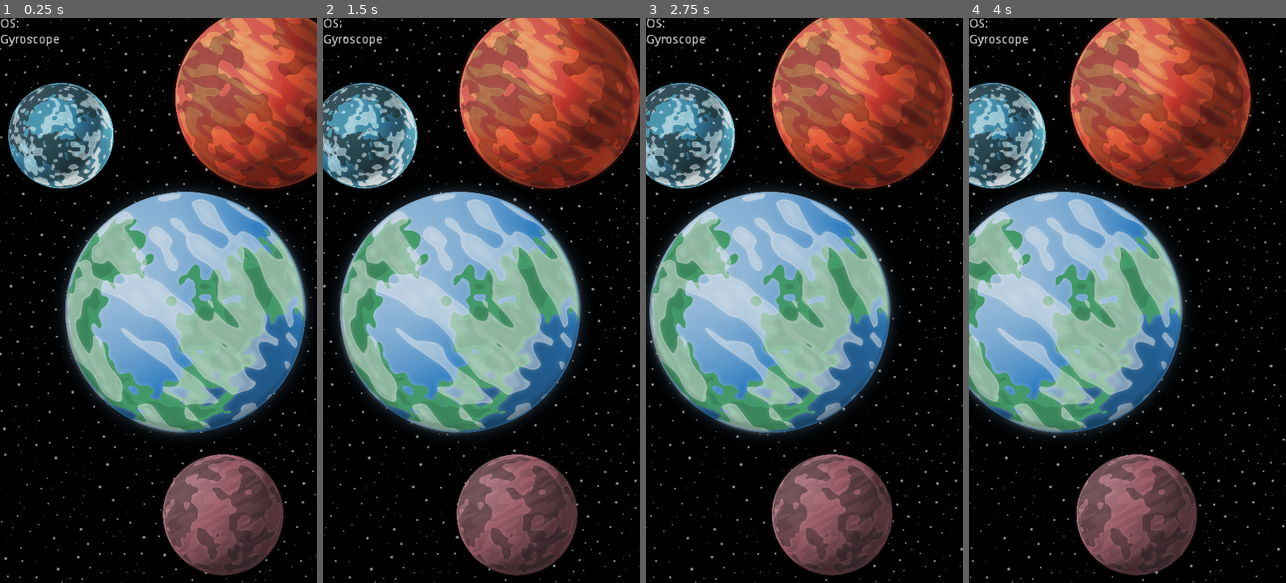
Above: before the commit, frames 1-4 (left to right).
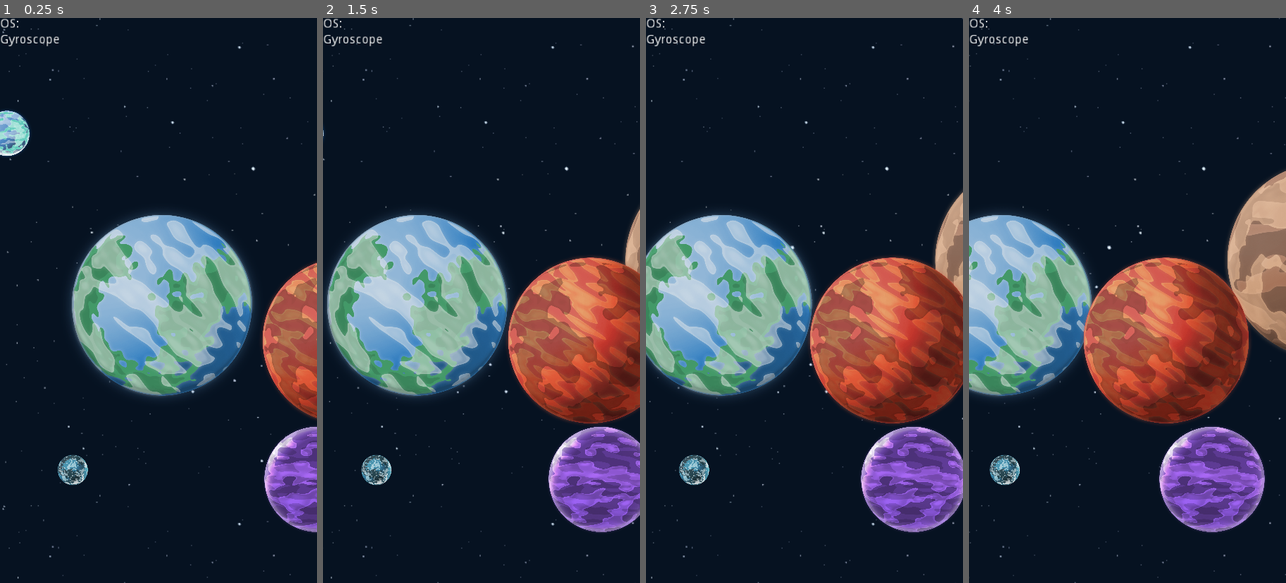
Above: after the commit, the same moments.

Repository: Dodoveloper/godot-gyro-html5
Game: Godot game, scene res://main.tscn
The game is run twice, just before and just after one commit, with the same random seed, the same clock (stepped at 60 frames per second) and the same inputs.
Inputs:
- Up to frame 1 (0.25 s): no input
- Up to frame 2 (1.5 s): tap Enter at 0.5 s; hold Right (ui_right) 0.53-1.28 s; hold Left (ui_left) from 1.28 s (still down)
- Up to frame 3 (2.75 s): release Left (ui_left) at 2.03 s; hold Right (ui_right) from 2.03 s (still down)
- Up to frame 4 (4 s): release Right (ui_right) at 3.53 s; hold Left (ui_left) from 3.53 s (still down)

The runs differ from the first frame. In frame 1, 91% of the frame differs, in the area x 0-100%, y 0-100%; in frame 2, 94%; in frame 3, 95%; in frame 4, 96%.

Commit message:
refactor: improved main scene

Diff:
--- a/main.gd
+++ b/main.gd
@@ -2,30 +2,19 @@
 
 
 const TILT_TRESHOLD := 5.0
-const CAMERA_STEP := 3  # pixels
-const CAMERA_SPEED := 200.0
+const SCROLL_STEP := 3  # pixels
+const SCROLL_SPEED := 200.0
 
-onready var camera := $Camera2D as Camera2D
+onready var parallax_background := $ParallaxBackground as ParallaxBackground
 onready var sensor_component := $SensorComponent as SensorComponent
 onready var background := $ParallaxBackground/ParallaxLayer1/Background as Sprite
 onready var os_label := $"%OSLabel" as Label
 onready var gyro_label := $"%GyroscopeLabel" as Label
 # iOS only
 onready var enable_gyro_btn := $"%EnableGyroBtn" as CheckButton
-onready var farthest_layer := $ParallaxBackground/ParallaxLayer1 as ParallaxLayer
-onready var default_camera_pos := camera.position.x
 
 
 func _ready() -> void:
-	# dynamically set camera limits based on the farthest parallax layer
-	var screen_size_x: int = ProjectSettings.get("display/window/size/width")
-	var background_extents := background.texture.get_size()
-	# get the distance between one edge of the background and one of the screen size,
-	# then scale it based on the background's parallax layer
-	var scaled_delta_x := round(abs(background_extents.x - screen_size_x) / 2\
-			/ farthest_layer.motion_scale.x)
-	camera.limit_left = int(-scaled_delta_x)
-	camera.limit_right = int(scaled_delta_x - screen_size_x)
 	# update UI
 	enable_gyro_btn.hide()
 	os_label.text = "OS: %s" % sensor_component.os_string
@@ -35,9 +24,12 @@
 
 
 func _physics_process(delta: float) -> void:
-	var dir := int(Input.is_action_pressed("ui_right")) - int(Input.is_action_pressed("ui_left"))
-	camera.position.x = lerp(camera.position.x, camera.position.x + CAMERA_STEP * dir,
-			CAMERA_SPEED * delta)
+	var dir := int(Input.is_action_pressed("ui_left")) - int(Input.is_action_pressed("ui_right"))
+	parallax_background.scroll_offset.x = lerp(parallax_background.scroll_offset.x,
+			parallax_background.scroll_offset.x + SCROLL_STEP * dir,
+			SCROLL_SPEED * delta)
+#	parallax_background.scroll_offset.x = clamp(parallax_background.scroll_offset.x,
+#			parallax_background.scroll_limit_end.x, parallax_background.scroll_limit_begin.x)
 
 
 # Used to trigger the iOS permission logic
@@ -52,7 +44,7 @@
 	gyro_label.text = "Gyroscope: %s" % text
 	# camera-moving logic
 	var relative_scroll: float = coords.y if abs(coords.y) > TILT_TRESHOLD else 0.0
-	camera.position.x += CAMERA_STEP * (relative_scroll / 2.5)
+	parallax_background.scroll_offset.x += SCROLL_STEP * (relative_scroll / 2.5)
 #	camera_pos.x = lerp(camera_pos.x, camera_pos.x + relative_scroll, 0.5)
 
 
--- a/main.tscn
+++ b/main.tscn
@@ -1,13 +1,11 @@
-[gd_scene load_steps=14 format=2]
+[gd_scene load_steps=12 format=2]
 
 [ext_resource path="res://sensor_component.tscn" type="PackedScene" id=1]
 [ext_resource path="res://assets/planet01.png" type="Texture" id=2]
 [ext_resource path="res://main.gd" type="Script" id=3]
-[ext_resource path="res://assets/planet04.png" type="Texture" id=4]
-[ext_resource path="res://assets/planet06.png" type="Texture" id=5]
+[ext_resource path="res://assets/bg_space_seamless.png" type="Texture" id=4]
 [ext_resource path="res://assets/planet03.png" type="Texture" id=6]
 [ext_resource path="res://assets/planet02.png" type="Texture" id=7]
-[ext_resource path="res://assets/background.png" type="Texture" id=8]
 [ext_resource path="res://assets/planet07.png" type="Texture" id=9]
 [ext_resource path="res://assets/planet08.png" type="Texture" id=10]
 [ext_resource path="res://assets/planet05.png" type="Texture" id=11]
@@ -26,8 +24,10 @@
 
 [node name="Background" type="Sprite" parent="ParallaxBackground/ParallaxLayer1"]
 position = Vector2( 540, 960 )
-scale = Vector2( 1.5, 1.5 )
-texture = ExtResource( 8 )
+scale = Vector2( 3, 3 )
+texture = ExtResource( 4 )
+region_enabled = true
+region_rect = Rect2( 0, 0, 3840, 2160 )
 __meta__ = {
 "_edit_lock_": true
 }
@@ -36,89 +36,87 @@
 motion_scale = Vector2( 0.2, 1 )
 
 [node name="Planet07" type="Sprite" parent="ParallaxBackground/ParallaxLayer2"]
-position = Vector2( 208, 400 )
-scale = Vector2( 0.35, 0.35 )
+position = Vector2( 248, 1536 )
+scale = Vector2( 0.1, 0.1 )
 texture = ExtResource( 9 )
-
-[node name="Planet04" type="Sprite" parent="ParallaxBackground/ParallaxLayer2"]
-position = Vector2( 1488, 1544 )
-scale = Vector2( 0.35, 0.35 )
-texture = ExtResource( 4 )
-
-[node name="Planet09" type="Sprite" parent="ParallaxBackground/ParallaxLayer2"]
-position = Vector2( 1536, 184 )
-scale = Vector2( 0.25, 0.25 )
-texture = ExtResource( 12 )
 
 [node name="ParallaxLayer3" type="ParallaxLayer" parent="ParallaxBackground"]
 motion_scale = Vector2( 0.3, 1 )
 
-[node name="Planet06" type="Sprite" parent="ParallaxBackground/ParallaxLayer3"]
-position = Vector2( 760, 1688 )
-scale = Vector2( 0.4, 0.4 )
-texture = ExtResource( 5 )
-
 [node name="Planet00" type="Sprite" parent="ParallaxBackground/ParallaxLayer3"]
-position = Vector2( -696, 168 )
-scale = Vector2( 0.3, 0.3 )
+position = Vector2( 24, 392 )
+scale = Vector2( 0.15, 0.15 )
 texture = ExtResource( 13 )
 
 [node name="ParallaxLayer4" type="ParallaxLayer" parent="ParallaxBackground"]
 motion_scale = Vector2( 0.4, 1 )
 
-[node name="Planet01" type="Sprite" parent="ParallaxBackground/ParallaxLayer4"]
-position = Vector2( -360, 1568 )
-scale = Vector2( 0.43, 0.43 )
-texture = ExtResource( 2 )
-
-[node name="Planet05" type="Sprite" parent="ParallaxBackground/ParallaxLayer4"]
-position = Vector2( 1696, 984 )
-scale = Vector2( 0.5, 0.5 )
-texture = ExtResource( 11 )
-
-[node name="Planet08" type="Sprite" parent="ParallaxBackground/ParallaxLayer4"]
-position = Vector2( 904, 272 )
-scale = Vector2( 0.6, 0.6 )
-texture = ExtResource( 10 )
+[node name="Planet09" type="Sprite" parent="ParallaxBackground/ParallaxLayer4"]
+position = Vector2( 1080, 1568 )
+scale = Vector2( 0.35, 0.35 )
+texture = ExtResource( 12 )
 
 [node name="ParallaxLayer5" type="ParallaxLayer" parent="ParallaxBackground"]
 motion_scale = Vector2( 0.5, 1 )
 
-[node name="Planet02" type="Sprite" parent="ParallaxBackground/ParallaxLayer5"]
+[node name="Planet05" type="Sprite" parent="ParallaxBackground/ParallaxLayer5"]
+position = Vector2( 1528, 824 )
+scale = Vector2( 0.65, 0.65 )
+texture = ExtResource( 11 )
+
+[node name="ParallaxLayer6" type="ParallaxLayer" parent="ParallaxBackground"]
+motion_scale = Vector2( 0.6, 1 )
+
+[node name="Planet02" type="Sprite" parent="ParallaxBackground/ParallaxLayer6"]
 position = Vector2( -496, 616 )
-scale = Vector2( 0.6, 0.6 )
+scale = Vector2( 0.35, 0.35 )
 texture = ExtResource( 7 )
 
-[node name="Planet03" type="Sprite" parent="ParallaxBackground/ParallaxLayer5"]
-position = Vector2( 632, 1000 )
-scale = Vector2( 0.8, 0.8 )
+[node name="ParallaxLayer7" type="ParallaxLayer" parent="ParallaxBackground"]
+motion_scale = Vector2( 0.7, 1 )
+
+[node name="Planet03" type="Sprite" parent="ParallaxBackground/ParallaxLayer7"]
+position = Vector2( 552, 976 )
+scale = Vector2( 0.6, 0.6 )
 texture = ExtResource( 6 )
 
-[node name="Camera2D" type="Camera2D" parent="."]
-anchor_mode = 0
-current = true
+[node name="ParallaxLayer8" type="ParallaxLayer" parent="ParallaxBackground"]
+motion_scale = Vector2( 0.8, 1 )
 
-[node name="HUD" type="CanvasLayer" parent="Camera2D"]
+[node name="Planet08" type="Sprite" parent="ParallaxBackground/ParallaxLayer8"]
+position = Vector2( 1176, 1096 )
+scale = Vector2( 0.55, 0.55 )
+texture = ExtResource( 10 )
 
-[node name="Rows" type="VBoxContainer" parent="Camera2D/HUD"]
+[node name="ParallaxLayer9" type="ParallaxLayer" parent="ParallaxBackground"]
+motion_scale = Vector2( 0.9, 1 )
+
+[node name="Planet01" type="Sprite" parent="ParallaxBackground/ParallaxLayer9"]
+position = Vector2( -536, 1584 )
+scale = Vector2( 0.6, 0.6 )
+texture = ExtResource( 2 )
+
+[node name="HUD" type="CanvasLayer" parent="."]
+
+[node name="Rows" type="VBoxContainer" parent="HUD"]
 margin_right = 149.0
 margin_bottom = 76.0
 rect_scale = Vector2( 3, 3 )
 
-[node name="OSLabel" type="Label" parent="Camera2D/HUD/Rows"]
+[node name="OSLabel" type="Label" parent="HUD/Rows"]
 unique_name_in_owner = true
 margin_right = 149.0
 margin_bottom = 14.0
 text = "OS"
 
-[node name="GyroscopeLabel" type="Label" parent="Camera2D/HUD/Rows"]
+[node name="GyroscopeLabel" type="Label" parent="HUD/Rows"]
 unique_name_in_owner = true
 margin_top = 18.0
 margin_right = 149.0
 margin_bottom = 32.0
 text = "Gyroscope"
 
-[node name="EnableGyroBtn" type="CheckButton" parent="Camera2D/HUD/Rows"]
+[node name="EnableGyroBtn" type="CheckButton" parent="HUD/Rows"]
 unique_name_in_owner = true
 margin_top = 36.0
 margin_right = 149.0
@@ -129,4 +127,4 @@
 
 [connection signal="gyroscope_triggered" from="SensorComponent" to="." method="_on_SensorComponent_gyroscope_triggered"]
 [connection signal="ios_permission_requested" from="SensorComponent" to="." method="_on_SensorComponent_ios_permission_requested"]
-[connection signal="toggled" from="Camera2D/HUD/Rows/EnableGyroBtn" to="." method="_on_EnableGyro_toggled"]
+[connection signal="toggled" from="HUD/Rows/EnableGyroBtn" to="." method="_on_EnableGyro_toggled"]
--- a/project.godot
+++ b/project.godot
@@ -32,7 +32,7 @@
 window/size/height=1920
 window/size/test_width=720
 window/size/test_height=1080
-window/handheld/orientation="sensor"
+window/handheld/orientation="portrait"
 window/stretch/mode="2d"
 window/stretch/aspect="expand"
 
Binary file added: assets/bg_space_seamless.png
Not shown, changed: assets/bg_space_seamless.png.import
Binary file removed: assets/planet04.png
Binary file removed: assets/planet06.png
Not shown, removed: assets/planet06.png.import
